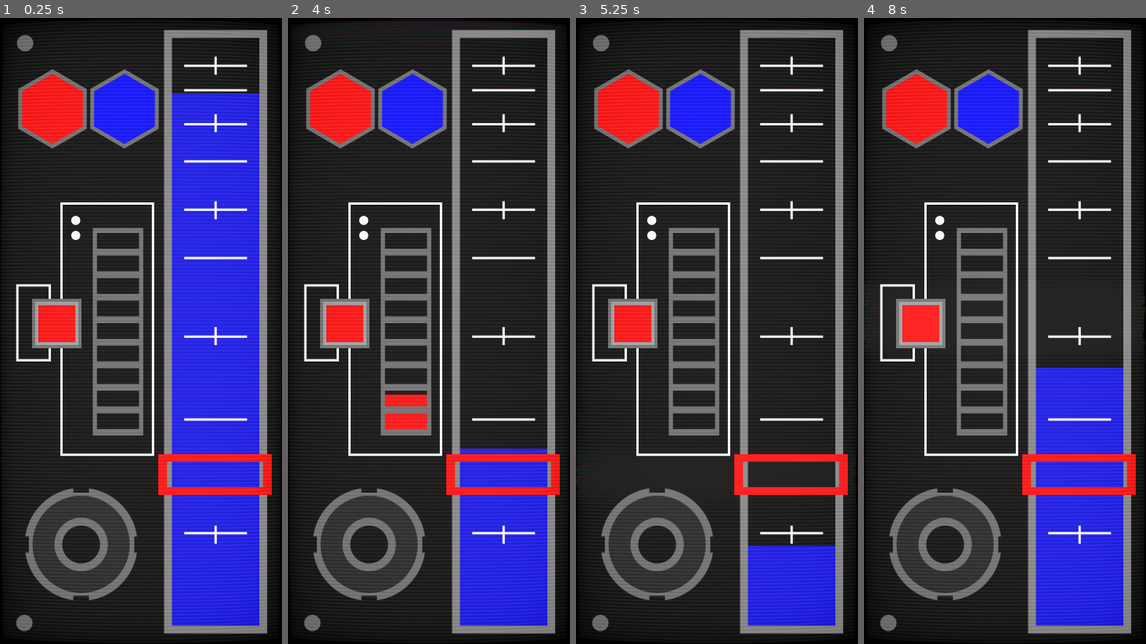
Above: before the commit, frames 1-4 (left to right).
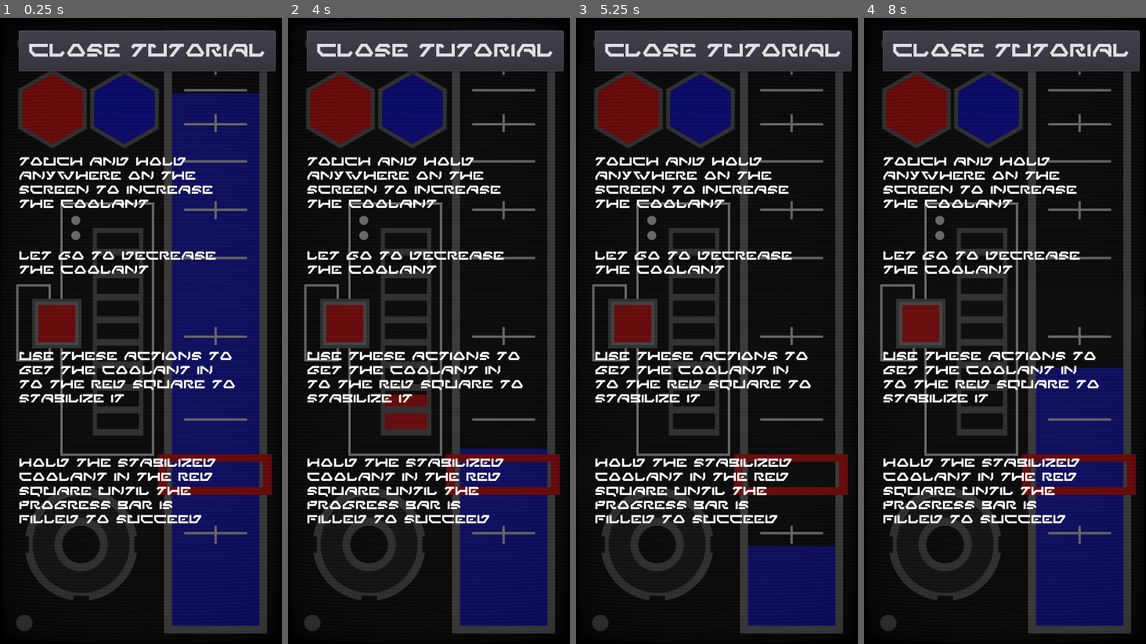
Above: after the commit, the same moments.

Repository: esburch/coolant-stabilizer
Game: Godot game, scene res://ui.tscn
Same seed, same stepped clock (60 frames per second), same inputs: the game is played once before the commit and once after it. The project has no main scene, so this scene is started directly.
Inputs (mouse positions are in pixels of both pictures, inside the frame that each line leads up to):
- Up to frame 1 (0.25 s): no input
- Up to frame 2 (4 s): move the mouse to (491, 299) at 0.52 s; press the mouse at (491, 299) at 0.53 s; move the mouse to (372, 362) at 1.27 s; release the mouse at (372, 362) at 1.28 s; click (372, 362) at 1.35 s; move the mouse to (457, 193) at 2.02 s; press the mouse at (457, 193) at 2.03 s; move the mouse to (414, 456) at 2.77 s; release the mouse at (414, 456) at 2.78 s; click (414, 456) at 2.85 s; move the mouse to (513, 424) at 3.52 s; press the mouse at (513, 424) at 3.53 s
- Up to frame 3 (5.25 s): move the mouse to (632, 237) at 4.27 s; release the mouse at (632, 237) at 4.28 s; click (632, 237) at 4.35 s; move the mouse to (731, 331) at 5.02 s; press the mouse at (731, 331) at 5.03 s
- Up to frame 4 (8 s): move the mouse to (962, 174) at 5.77 s; release the mouse at (962, 174) at 5.78 s; click (962, 174) at 5.85 s; move the mouse to (1067, 299) at 6.52 s; press the mouse at (1067, 299) at 6.53 s; move the mouse to (948, 362) at 7.27 s; release the mouse at (948, 362) at 7.28 s; click (948, 362) at 7.35 s

The runs differ from the first frame. In frame 1, 58% of the frame differs, in the area x 5-98%, y 1-99%; in frame 2, 43%; in frame 3, 38%; in frame 4, 46%.

Commit message:
Added tutorial overlay

Diff:
--- a/Bobber.tscn
+++ b/Bobber.tscn
@@ -13,11 +13,9 @@
 texture = ExtResource( 1 )
 
 [node name="Area2D" type="Area2D" parent="Bobber"]
-visible = false
 collision_layer = 2
 monitoring = false
 
 [node name="CollisionShape2D" type="CollisionShape2D" parent="Bobber/Area2D"]
-visible = false
 position = Vector2( -4, 2 )
 shape = SubResource( 1 )
--- a/ui.gd
+++ b/ui.gd
@@ -26,3 +26,7 @@
 		pb.value = 0
 	else:
 		pb.value = 2-timer.time_left
+
+
+func _on_Button_pressed():
+	$TutorialOverlay.visible = false
--- a/ui.tscn
+++ b/ui.tscn
@@ -6,6 +6,7 @@
 [ext_resource path="res://Coolant.tscn" type="PackedScene" id=4]
 [ext_resource path="res://art/Progress.png" type="Texture" id=5]
 [ext_resource path="res://Bobber.tscn" type="PackedScene" id=6]
+[ext_resource path="res://AurebeshEnglishRegular-rjeO.ttf" type="DynamicFontData" id=7]
 
 [sub_resource type="RectangleShape2D" id=1]
 extents = Vector2( 102.5, 10 )
@@ -219,6 +220,13 @@
 shader_param/scan_line_strength = -9.902
 shader_param/pixel_strength = -2.496
 
+[sub_resource type="DynamicFont" id=6]
+font_data = ExtResource( 7 )
+
+[sub_resource type="DynamicFont" id=7]
+size = 25
+font_data = ExtResource( 7 )
+
 [node name="Control" type="Node2D"]
 script = ExtResource( 1 )
 
@@ -289,3 +297,63 @@
 material = SubResource( 4 )
 margin_right = 360.0
 margin_bottom = 800.0
+
+[node name="TutorialOverlay" type="Control" parent="."]
+margin_right = 360.0
+margin_bottom = 800.0
+
+[node name="ColorRect" type="ColorRect" parent="TutorialOverlay"]
+self_modulate = Color( 1, 1, 1, 0.588235 )
+anchor_right = 1.0
+anchor_bottom = 1.0
+color = Color( 0, 0, 0, 1 )
+
+[node name="Increase" type="Label" parent="TutorialOverlay"]
+margin_left = 24.0
+margin_top = 176.0
+margin_right = 288.0
+margin_bottom = 289.0
+custom_fonts/font = SubResource( 6 )
+text = "Touch and Hold anywhere on the screen to increase the coolant "
+autowrap = true
+uppercase = true
+
+[node name="Decrease" type="Label" parent="TutorialOverlay"]
+margin_left = 24.0
+margin_top = 296.0
+margin_right = 288.0
+margin_bottom = 409.0
+custom_fonts/font = SubResource( 6 )
+text = "Let go to decrease the coolant"
+autowrap = true
+uppercase = true
+
+[node name="Actions" type="Label" parent="TutorialOverlay"]
+margin_left = 24.0
+margin_top = 424.0
+margin_right = 304.0
+margin_bottom = 537.0
+custom_fonts/font = SubResource( 6 )
+text = "Use these actions to get the coolant in to the red square to stabilize it"
+autowrap = true
+uppercase = true
+
+[node name="Hold" type="Label" parent="TutorialOverlay"]
+margin_left = 24.0
+margin_top = 560.0
+margin_right = 304.0
+margin_bottom = 673.0
+custom_fonts/font = SubResource( 6 )
+text = "Hold the stabilized coolant in the red square until the progress bar is filled to succeed"
+autowrap = true
+uppercase = true
+
+[node name="Button" type="Button" parent="TutorialOverlay"]
+margin_left = 24.0
+margin_top = 16.0
+margin_right = 352.0
+margin_bottom = 68.0
+custom_fonts/font = SubResource( 7 )
+text = "close tutorial"
+
+[connection signal="pressed" from="TutorialOverlay/Button" to="." method="_on_Button_pressed"]
Not shown: 1 places in ui.tscn that only renumber resources
